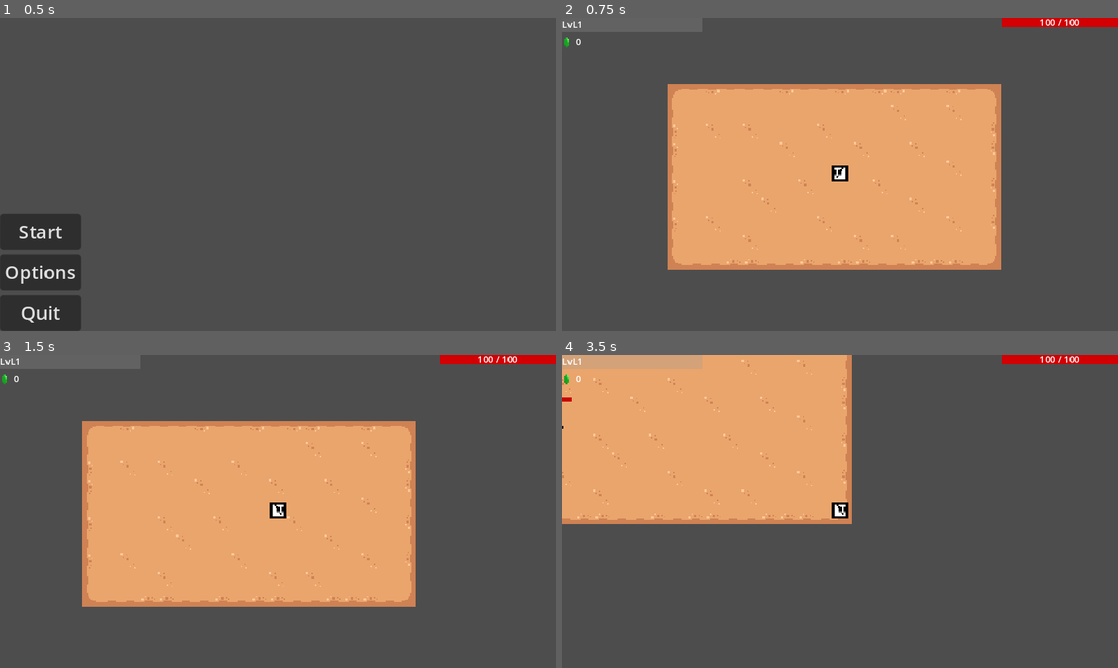
Above: before the commit, frames 1-4 (two rows, left to right).
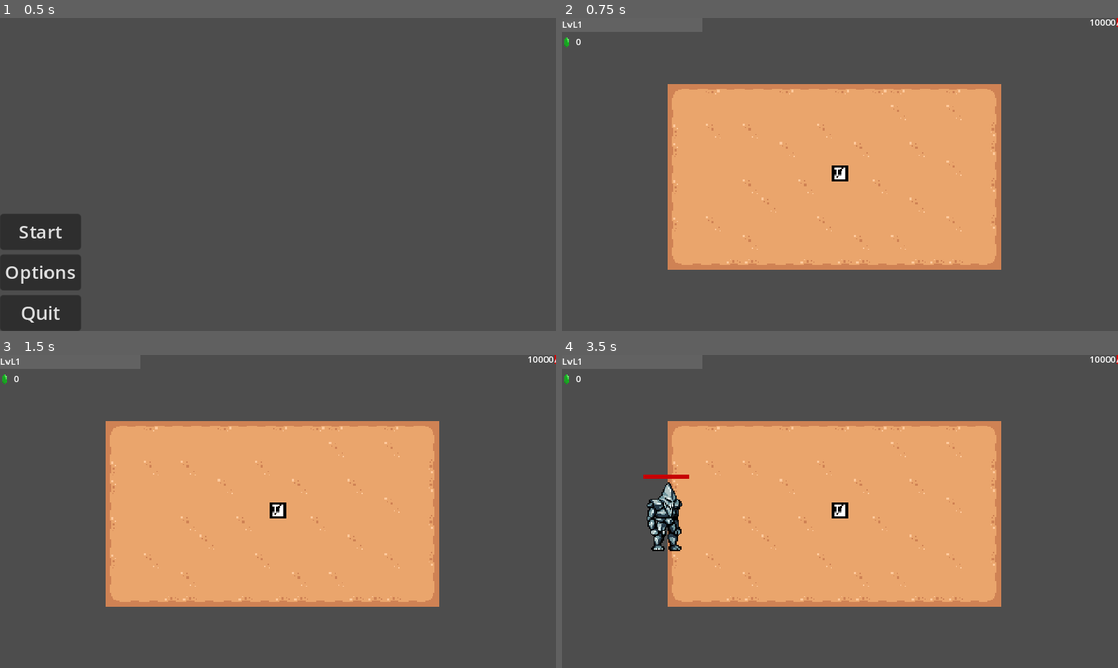
Above: after the commit, the same moments.

Repository: Maf1sher/Gorama
Game: Godot game, scene res://scenes/UI/Menu.tscn
The game is run twice, just before and just after one commit, with the same random seed, the same clock (stepped at 60 frames per second) and the same inputs.
Inputs (mouse positions are in pixels of both pictures, inside the frame that each line leads up to):
- Up to frame 1 (0.5 s): no input
- Up to frame 2 (0.75 s): click "Start" at 0.5 s
- Up to frame 3 (1.5 s): tap Enter at 1.25 s; move the mouse to (400, 495) at 1.27 s; hold D (right) from 1.28 s (still down); hold Shift from 1.28 s (still down); click (400, 495) at 1.42 s
- Up to frame 4 (3.5 s): move the mouse to (728, 527) at 2.02 s; release D (right) at 2.03 s; release Shift at 2.03 s; hold S (down) 2.03-2.78 s; tap Shift at 2.1 s; move the mouse to (895, 442) at 2.77 s; hold D (right) from 2.78 s (still down); hold Shift from 2.78 s (still down)

Frame 1 is identical in both runs. In frame 2, 0.6% of the frame differs, in the area x 79-100%, y 0-3%; in frame 3, 7.5%; in frame 4, 45%, in the area x 0-100%, y 0-81%.
Error after the commit: Parse Error: Too many arguments for "spawn_hit_popup()" call. Expected at most 1 but received 2. (res://scripts/entity/player/player.gd:74)

Commit message:
hit popup spawner automatic position

Diff:
--- a/components/hit_popup_spawner.gd
+++ b/components/hit_popup_spawner.gd
@@ -4,10 +4,10 @@
 @onready var hit_popup_sceen = preload("res://scenes/components/hit_popup.tscn")
 var flip_dir: bool = true
 
-func spawn_hit_popup(value: int, world_position: Vector2) -> void:
+func spawn_hit_popup(value: int) -> void:
 	var hit_popup = hit_popup_sceen.instantiate()
 	get_parent().add_child(hit_popup)
 	var horizontal = Vector2.LEFT if flip_dir else Vector2.RIGHT
 	flip_dir = !flip_dir
 	var dir = (horizontal + Vector2.UP * 0.7).normalized()
-	hit_popup.setup(value, world_position, dir)
+	hit_popup.setup(value, global_position, dir)
--- a/scenes/entity/golem.tscn
+++ b/scenes/entity/golem.tscn
@@ -168,7 +168,7 @@
 
 [node name="Stats" type="Node" parent="."]
 script = ExtResource("2_hsw8r")
-damage = 60
+damage = 50
 max_hp = 500
 hp = 500
 movement_speed = 30
@@ -219,6 +219,7 @@
 shape = SubResource("CapsuleShape2D_df3gm")
 
 [node name="HitPopupSpawner" type="Node2D" parent="."]
+position = Vector2(0, -30)
 script = ExtResource("6_wuf1t")
 
 [node name="HealthBar" parent="." instance=ExtResource("8_pfeci")]
--- a/scripts/entity/enemy/enemy.gd
+++ b/scripts/entity/enemy/enemy.gd
@@ -111,7 +111,7 @@
 	attack_timer = randf_range(min_attack_interval, max_attack_interval)
 
 func _on_hurt_box_received_damage(damage: int) -> void:
-	hit_popup_spawner.spawn_hit_popup(damage, global_position)
+	hit_popup_spawner.spawn_hit_popup(damage)
 	is_hurt = true
 
 func _on_player_detector_player_detection(in_area: bool) -> void:
